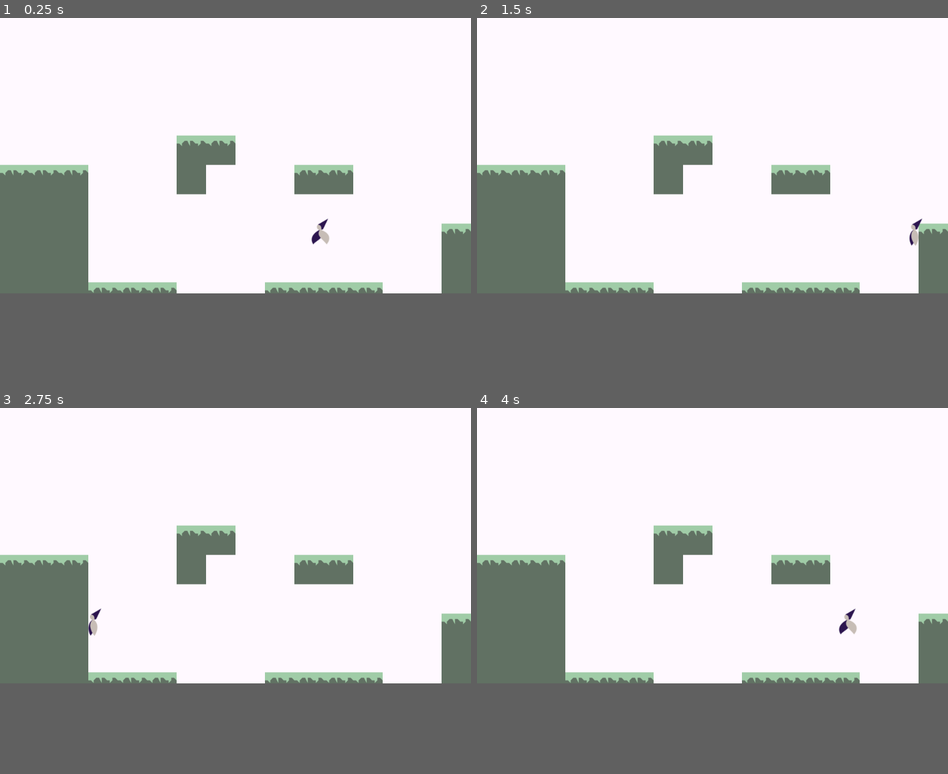
Above: before the commit, frames 1-4 (two rows, left to right).
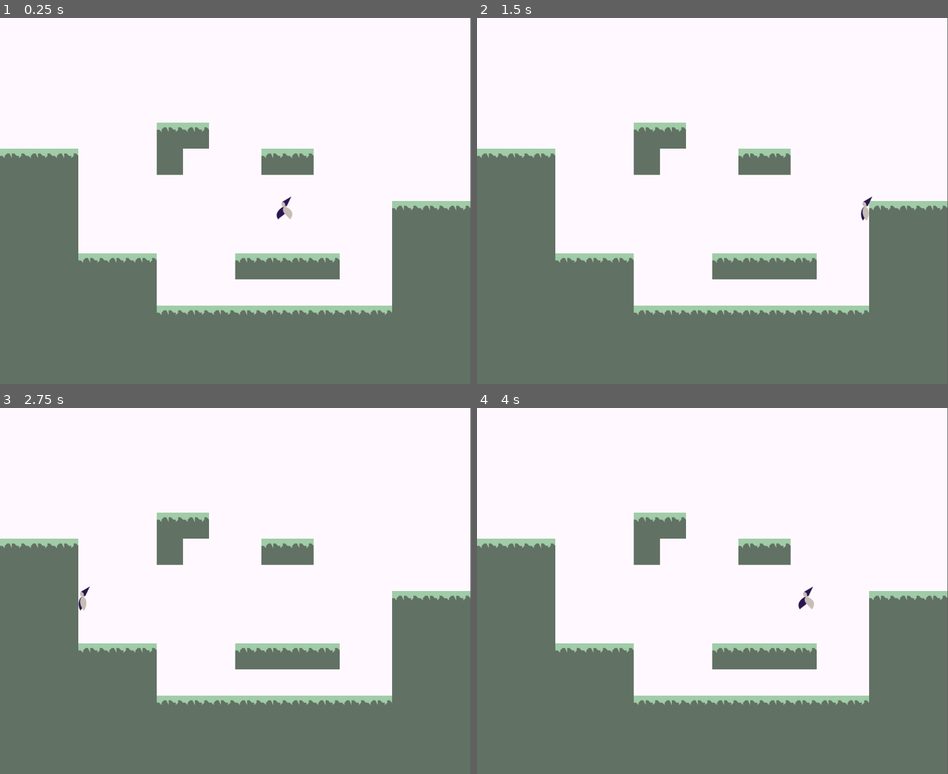
Above: after the commit, the same moments.

Repository: JacksonElia/Gravity_Game
Game: Godot game, scene res://World.tscn
Two runs of this game, one before a commit and one after it. Both use one fixed random seed, a clock stepped at 60 frames per second and the inputs below.
Inputs:
- Up to frame 1 (0.25 s): no input
- Up to frame 2 (1.5 s): hold Right (gravity_right) from 0.53 s (still down); tap W (jump) at 0.77 s
- Up to frame 3 (2.75 s): tap W (jump) at 1.52 s; release Right (gravity_right) at 2.03 s; hold Left (gravity_left) from 2.03 s (still down)
- Up to frame 4 (4 s): release Left (gravity_left) at 2.78 s; hold Right (gravity_right) from 2.78 s (still down); tap W (jump) at 3.02, 3.77 s
In our replay, the window is 800x468 before the commit and 799x622 after it. These sizes can differ from the game's own. Grey fills any space a smaller window leaves; there, only what the larger window draws over its background counts as a difference.

The runs differ from the first frame. In frame 1, 15% of the frame differs, in the area x 0-100%, y 28-82%; in frame 2, 15%; in frame 3, 15%; in frame 4, 15%.

Commit message:
Fix window size

Diff:
--- a/godot test/project.godot
+++ b/godot test/project.godot
@@ -13,6 +13,11 @@
 config/name="platformer"
 run/main_scene="res://World.tscn"
 config/icon="res://icon.png"
+
+[display]
+
+window/size/width=1152
+window/size/height=896
 
 [input]
 
